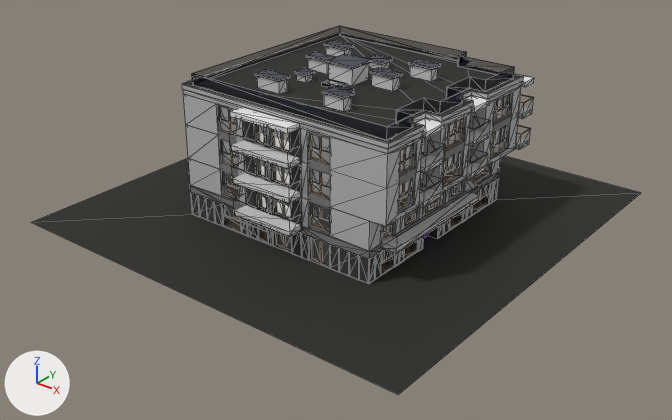
One commit to the glTF model models/dogbl.glb: the scene before it, then after it.
Rendered twice from a 50 mm lens placed at (42.2, -54.1, 32.9), pointed at (0.8, -2.3, 0.8). The axes (+X, +Y, +Z) are drawn at lower left. The lights are the same throughout. Mesh edges are drawn as thin lines on the coarser meshes. Where no turn or scale is listed for an object, it has been applied to the vertices.

Objects in the first picture: 'B_01 - Tynk1_0', 'B_02 - Tynk2_0', 'B_03 - Tynk3_0', 'B_04 - Tynk4_0', 'B_13 - Szyby_0', 'B_14 - Futryny1_0', 'B_25 - Use1_0', 'B_27 - Use3_0', 'B_28 - Use4_0', 'B_29 - Use5_0', 'B_30 - Use6_0'.
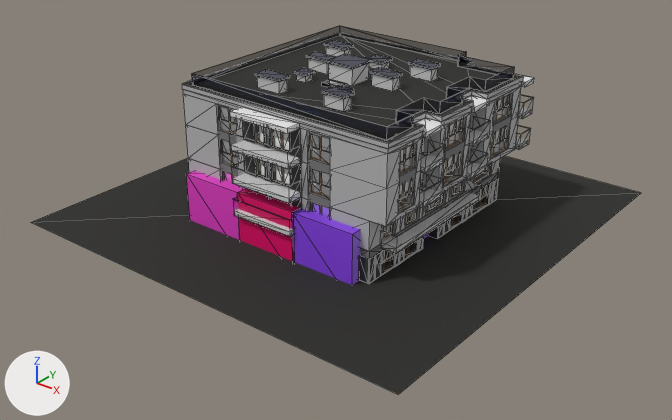
Diff of the bpy script that builds the scene:
```diff
--- a/models/dogbl.glb.py
+++ b/models/dogbl.glb.py
@@ me_cube_007 @@
+me_cube_007.from_pydata(...)  # a box spanning x -2.73..2.73, y -2.73..2.73, z -2.73..2.73
+me_cube_007.materials.append(mat_flat1_mat)  # pink #e741c8
@@ me_cube_006 @@
+me_cube_006.from_pydata(...)  # a box spanning x -2.73..2.73, y -2.73..2.73, z -2.73..2.73
+me_cube_006.materials.append(mat_flat2_mat)  # pink #e7006b
@@ ob_cube_009 @@
+ob_cube_009 = bpy.data.objects.new('Cube.009', me_cube_002.copy())  # the mesh of ob_cube_003
+ob_cube_009.location = (5.33, -6.86, 1.26)
@@ ob_cube_008 @@
+ob_cube_008 = bpy.data.objects.new('Cube.008', me_cube_007)
+ob_cube_008.location = (-5.46, -6.86, 1.26)
@@ ob_cube_007 @@
+ob_cube_007 = bpy.data.objects.new('Cube.007', me_cube_006)
+ob_cube_007.location = (0.05, -6.86, 1.26)
```

Changed parts and their boxes [x1, y1, x2, y2] in the pictures (672 x 420 px):
'Cube.009', added: after [292, 208, 360, 285]
'Cube.008', added (pink): after [186, 171, 245, 240]
'Cube.007', added (pink): after [238, 189, 299, 261]
